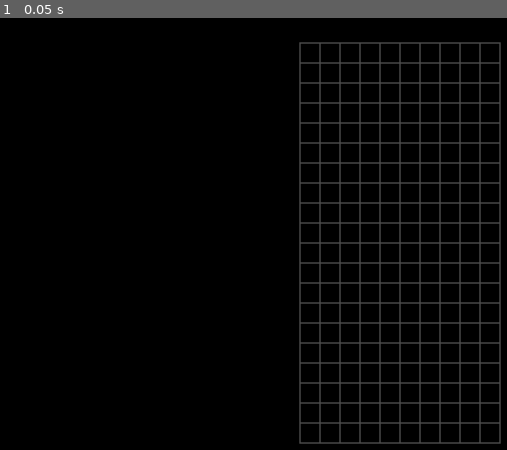
Above: before the commit, frame 1.
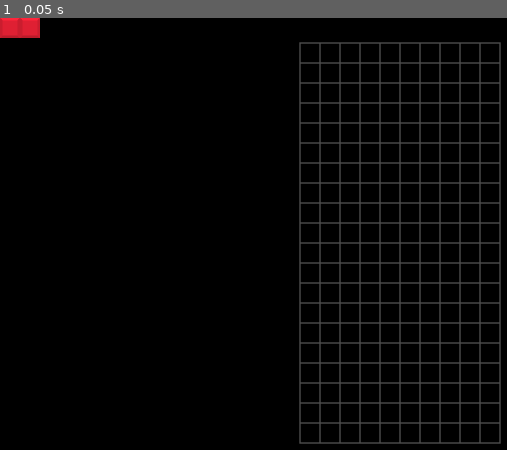
Above: after the commit, the same moment.

Repository: lukeledvina/Physical-Tetris
Game: Godot game, scene res://Game/game.tscn
The game is run twice, just before and just after one commit, with the same random seed, the same clock (stepped at 60 frames per second) and the same inputs.
Inputs:
- Up to frame 1 (0.05 s): no input

The runs differ from the first frame. In frame 1, 0.4% of the frame differs, in the area x 0-8%, y 0-5%.

Commit message:
Implement basic functionality scaffolding

Diff:
--- /dev/null
+++ b/Blocks/block.tscn
@@ -0,0 +1,31 @@
+[gd_scene load_steps=2 format=3 uid="uid://blu56r3vgamww"]
+
+[ext_resource type="Texture2D" uid="uid://c37wiaqj314u4" path="res://Blocks/tetris-block.png" id="1_lnf2k"]
+
+[node name="Block" type="StaticBody2D"]
+
+[node name="CollisionPolygon2D" type="CollisionPolygon2D" parent="."]
+
+[node name="SpriteContainer" type="Node2D" parent="."]
+
+[node name="Sprite2D" type="Sprite2D" parent="SpriteContainer"]
+texture = ExtResource("1_lnf2k")
+
+[node name="Sprite2D2" type="Sprite2D" parent="SpriteContainer"]
+texture = ExtResource("1_lnf2k")
+
+[node name="Sprite2D3" type="Sprite2D" parent="SpriteContainer"]
+texture = ExtResource("1_lnf2k")
+
+[node name="Sprite2D4" type="Sprite2D" parent="SpriteContainer"]
+texture = ExtResource("1_lnf2k")
+
+[node name="RayCastContainer" type="Node2D" parent="."]
+
+[node name="SouthRayCast" type="Node2D" parent="RayCastContainer"]
+
+[node name="NorthRayCast" type="Node2D" parent="RayCastContainer"]
+
+[node name="EastRayCast" type="Node2D" parent="RayCastContainer"]
+
+[node name="WestRayCast" type="Node2D" parent="RayCastContainer"]
--- a/Blocks/i_block.tscn
+++ b/Blocks/i_block.tscn
@@ -1,30 +1,25 @@
-[gd_scene load_steps=3 format=3 uid="uid://d1spo5kwafqwq"]
+[gd_scene load_steps=2 format=3 uid="uid://d1spo5kwafqwq"]
 
-[ext_resource type="Texture2D" uid="uid://c37wiaqj314u4" path="res://Blocks/tetris-block.png" id="1_ra174"]
+[ext_resource type="PackedScene" uid="uid://blu56r3vgamww" path="res://Blocks/block.tscn" id="1_dxs3j"]
 
-[sub_resource type="RectangleShape2D" id="RectangleShape2D_klco8"]
-size = Vector2(128, 32)
+[node name="IBlock" instance=ExtResource("1_dxs3j")]
 
-[node name="IBlock" type="StaticBody2D"]
+[node name="CollisionPolygon2D" parent="." index="0"]
+position = Vector2(0, 16)
+polygon = PackedVector2Array(-64, -16, 64, -16, 64, 16, -64, 16)
 
-[node name="CollisionShape2D" type="CollisionShape2D" parent="."]
-shape = SubResource("RectangleShape2D_klco8")
+[node name="SpriteContainer" parent="." index="1"]
+modulate = Color(1, 0.145098, 0.227451, 1)
+position = Vector2(0, 16)
 
-[node name="SpriteContainer" type="Node2D" parent="."]
-modulate = Color(1, 0, 0, 1)
+[node name="Sprite2D" parent="SpriteContainer" index="0"]
+position = Vector2(-48, 0)
 
-[node name="Sprite2D" type="Sprite2D" parent="SpriteContainer"]
-position = Vector2(-48, 0)
-texture = ExtResource("1_ra174")
+[node name="Sprite2D2" parent="SpriteContainer" index="1"]
+position = Vector2(-16, 0)
 
-[node name="Sprite2D2" type="Sprite2D" parent="SpriteContainer"]
-position = Vector2(-16, 0)
-texture = ExtResource("1_ra174")
+[node name="Sprite2D3" parent="SpriteContainer" index="2"]
+position = Vector2(16, 0)
 
-[node name="Sprite2D3" type="Sprite2D" parent="SpriteContainer"]
-position = Vector2(16, 0)
-texture = ExtResource("1_ra174")
-
-[node name="Sprite2D4" type="Sprite2D" parent="SpriteContainer"]
+[node name="Sprite2D4" parent="SpriteContainer" index="3"]
 position = Vector2(48, 0)
-texture = ExtResource("1_ra174")
--- a/Blocks/j_block.tscn
+++ b/Blocks/j_block.tscn
@@ -1,3 +1,24 @@
-[gd_scene format=3 uid="uid://drgl0t7p16nga"]
+[gd_scene load_steps=2 format=3 uid="uid://drgl0t7p16nga"]
 
-[node name="JBlock" type="Node2D"]
+[ext_resource type="PackedScene" uid="uid://blu56r3vgamww" path="res://Blocks/block.tscn" id="1_1yf16"]
+
+[node name="JBlock" instance=ExtResource("1_1yf16")]
+
+[node name="CollisionPolygon2D" parent="." index="0"]
+polygon = PackedVector2Array(-64, 0, -32, 0, -32, 32, 32, 32, 32, 64, -64, 64)
+
+[node name="SpriteContainer" parent="." index="1"]
+modulate = Color(0.356863, 1, 1, 1)
+position = Vector2(-16, 0)
+
+[node name="Sprite2D" parent="SpriteContainer" index="0"]
+position = Vector2(0, 48)
+
+[node name="Sprite2D2" parent="SpriteContainer" index="1"]
+offset = Vector2(32, 48)
+
+[node name="Sprite2D3" parent="SpriteContainer" index="2"]
+position = Vector2(-32, 48)
+
+[node name="Sprite2D4" parent="SpriteContainer" index="3"]
+position = Vector2(-32, 16)
--- a/Game/BlockSelector/block_selector.gd
+++ b/Game/BlockSelector/block_selector.gd
@@ -3,7 +3,7 @@
 # contains the logic for which block will be sent next, the possible blocks to be selected, etc...
 
 var i_block: PackedScene = preload("res://Blocks/i_block.tscn")
-var j_block: PackedScene
+var j_block: PackedScene = preload("res://Blocks/j_block.tscn")
 var l_block: PackedScene
 var o_block: PackedScene
 var s_block: PackedScene
@@ -13,3 +13,18 @@
 var blocks: Array = [i_block, j_block, l_block, o_block, s_block, t_block, z_block]
 
 var available_blocks: Array = blocks
+
+
+#choose a block from the available blocks, remove that block from available blocks
+func select_block() -> PackedScene:
+	var block: PackedScene
+	if (available_blocks.size() > 0):
+		var index = randi() % available_blocks.size()
+		block = available_blocks[index]
+		available_blocks.pop_at(index)
+	else:
+		available_blocks = blocks
+		var index = randi() % available_blocks.size()
+		block = available_blocks[index]
+		available_blocks.pop_at(index)
+	return block
--- a/Game/BlockSpawner/block_spawner.gd
+++ b/Game/BlockSpawner/block_spawner.gd
@@ -1,4 +1,11 @@
 extends Node
 
-# take block scenes, place them under the player controller scene, which will
-# then tell the blocks how to move
+
+
+signal block_spawned()
+
+# take the block scene, instantiate it
+func spawn_block(block_scene: PackedScene, block_position: Vector2) -> StaticBody2D:
+	var block_instance: StaticBody2D = block_scene.instantiate()
+	block_instance.global_position = block_position
+	return block_instance
--- a/Game/PlayerController/player_controller.gd
+++ b/Game/PlayerController/player_controller.gd
@@ -5,3 +5,8 @@
 
 # logic to remove the block as child and reparent it under block container will
 # either be under this script or part of the block script
+
+
+
+# implement a getter/setter, so that when it is set to something new, code runs
+@export var current_block: StaticBody2D
--- a/Game/game.gd
+++ b/Game/game.gd
@@ -11,6 +11,26 @@
 
 
 
-
 # take the block that gets pushed into block container selected by block selector,
 # allow playercontroller to see and control it
+
+@onready var player_controller = $PlayerController
+@onready var block_spawner = $BlockSpawner
+@onready var block_selector = $BlockSelector
+@onready var block_container = $BlockContainer
+@onready var reaction_manager = $ReactionManager
+
+func _ready() -> void:
+	pass
+
+
+
+func spawn_next_block():
+	# call functions on child nodes
+	var block_scene: PackedScene
+	var block_instance: StaticBody2D
+	block_scene = block_selector.select_block()
+	block_instance = block_spawner.spawn_block(block_scene, $BlockContainer/SpawnPosition.global_position)
+	block_container.add_child(block_instance)
+	#player_controller.current_block = block
+	pass
--- a/Game/game.tscn
+++ b/Game/game.tscn
@@ -7,6 +7,7 @@
 [ext_resource type="Script" path="res://Game/BlockSelector/block_selector.gd" id="5_gftsj"]
 [ext_resource type="Script" path="res://Game/block_container.gd" id="6_u5ko3"]
 [ext_resource type="Script" path="res://Game/reaction_manager.gd" id="7_s6w44"]
+[ext_resource type="PackedScene" uid="uid://d1spo5kwafqwq" path="res://Blocks/i_block.tscn" id="7_u7qdf"]
 
 [node name="Game" type="Node2D"]
 script = ExtResource("1_2n04a")
@@ -20,11 +21,11 @@
 
 [node name="UI" type="CanvasLayer" parent="."]
 
+[node name="PlayerController" type="Node2D" parent="."]
+script = ExtResource("4_dy60s")
+
 [node name="BlockSpawner" type="Node2D" parent="."]
 script = ExtResource("3_e7cta")
-
-[node name="PlayerController" type="Node2D" parent="."]
-script = ExtResource("4_dy60s")
 
 [node name="BlockSelector" type="Node2D" parent="."]
 script = ExtResource("5_gftsj")
@@ -32,5 +33,10 @@
 [node name="BlockContainer" type="Node2D" parent="."]
 script = ExtResource("6_u5ko3")
 
+[node name="IBlock" parent="BlockContainer" instance=ExtResource("7_u7qdf")]
+
+[node name="SpawnPosition" type="Marker2D" parent="BlockContainer"]
+position = Vector2(640, 39)
+
 [node name="ReactionManager" type="Node2D" parent="."]
 script = ExtResource("7_s6w44")
Not shown: 1 places in Game/game.tscn that only renumber resources
Not shown, changed: TODO.txt
